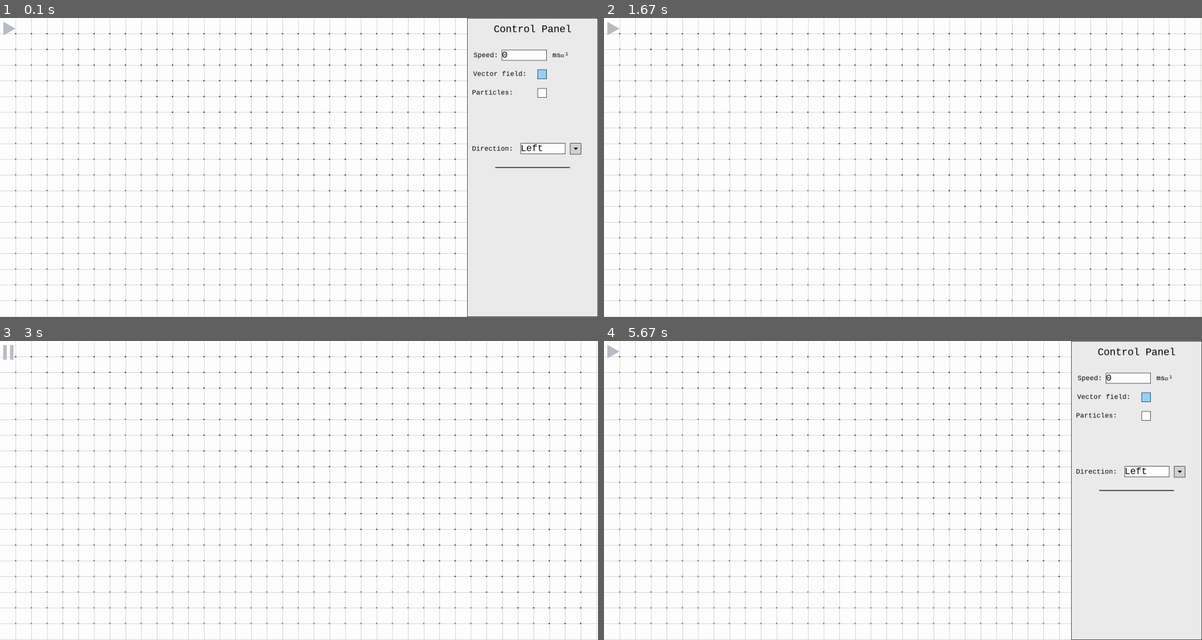
Above: before the commit, frames 1-4 (two rows, left to right).
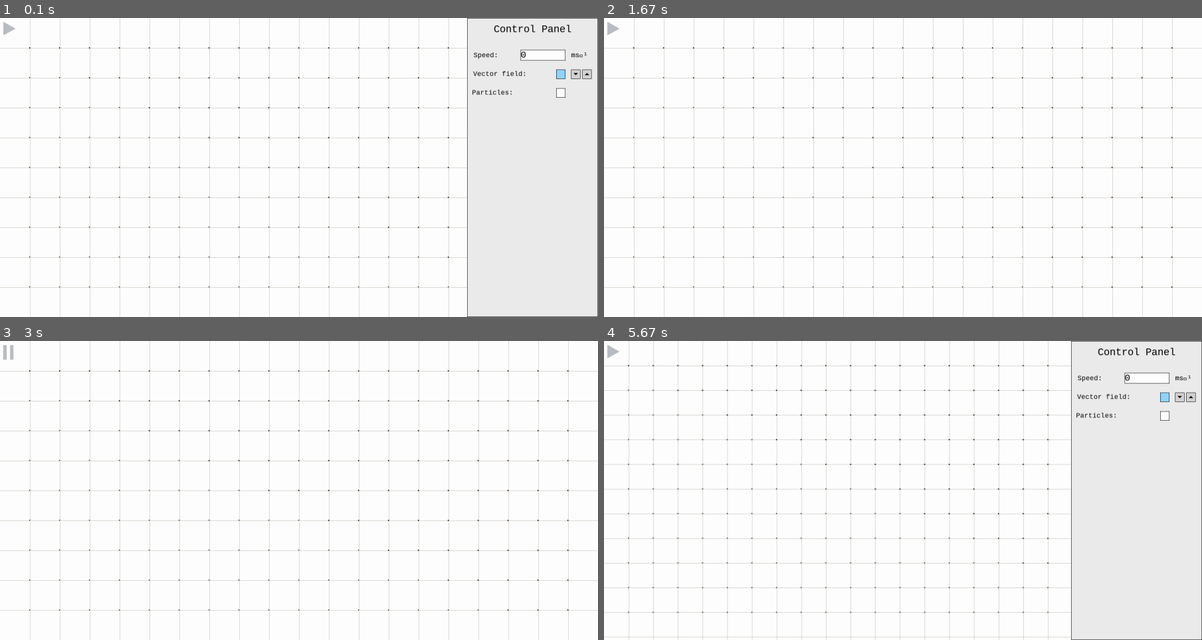
Above: after the commit, the same moments.

Repository: mrgreenlid/Fluids
Game: pygame game, started from main.py
Two runs of this game, one before a commit and one after it. Both use one fixed random seed, a clock stepped at 60 frames per second and the inputs below.
Inputs (mouse positions are in pixels of both pictures, inside the frame that each line leads up to):
- Up to frame 1 (0.1 s): no input
- Up to frame 2 (1.67 s): click (615, 32) at 0.38 s; tap C at 0.67 s; click (615, 32) at 1.05 s
- Up to frame 3 (3 s): tap Space at 2.33 s
- Up to frame 4 (5.67 s): click (615, 355) at 3.72 s; tap C at 5.07 s; click (1190, 397) at 5.45 s

The runs differ from the first frame. In frame 1, 9.7% of the frame differs, in the area x 0-99%, y 0-100%; in frame 2, 11%, in the area x 0-100%, y 0-100%; in frame 3, 11%; in frame 4, 9.6%.

Commit message:
Chageable field resolution

Diff:
--- a/fluid.py
+++ b/fluid.py
@@ -46,9 +46,12 @@
         """Returns associated variable"""
         return self.__variable
 
-    def setValue(self, value):
+    def setValue(self, display, rows):
         """Changes variable value"""
-        self.__display = value
+        self.__display = display
+
+        self.__rows = rows
+        self.__grid_line_interval = self.__line_height // self.__rows
 
 
 class Particle(pygame.sprite.Sprite):
--- a/interface.py
+++ b/interface.py
@@ -314,3 +314,52 @@
     def getValue(self):
         """Returns value"""
         return self.__state
+
+
+class Increment(Input):
+    def __init__(self, window : pygame.surface.Surface, x : int, y : int, variable : str, minimum : int | float, maximium : int | float, increment : int | float,):
+        """Creates increment buttons to be placed on screen"""
+        self.__window = window
+        self.__variable = variable
+        self.__maximum = maximium
+        self.__value = self.__minimum = minimum
+        self.__increment = increment
+        self.__up_rect = pygame.rect.Rect(0,0,25,25)
+        self.__down_rect = self.__up_rect.copy()
+        self.__up_rect.center = (x+15, y)
+        self.__down_rect.center = (x-15, y)
+
+        self.__up_arrow_coordinates = [(self.__up_rect.centerx, self.__up_rect.centery-2.5),
+                                        (self.__up_rect.centerx -5, self.__up_rect.centery + 2.5),
+                                        (self.__up_rect.centerx +5, self.__up_rect.centery +2.5)]
+
+        self.__down_arrow_coordinates = [(self.__down_rect.centerx, self.__down_rect.centery+2.5),
+                                        (self.__down_rect.centerx -5, self.__down_rect.centery - 2.5),
+                                        (self.__down_rect.centerx +5, self.__down_rect.centery -2.5)]
+
+    def place(self):
+        """Draws increment buttons"""
+        pygame.draw.rect(self.__window, "#D3D3D3", self.__up_rect)
+        pygame.draw.rect(self.__window, "#000000", self.__up_rect, 1)
+        pygame.draw.rect(self.__window, "#D3D3D3", self.__down_rect)
+        pygame.draw.rect(self.__window, "#000000", self.__down_rect, 1)
+        pygame.draw.polygon(self.__window, "#000000", self.__up_arrow_coordinates)
+        pygame.draw.polygon(self.__window, "#000000", self.__down_arrow_coordinates)
+
+    def checkInteract(self, event):
+        """Checks for interactions"""
+        if tapping(event):
+
+            if self.__up_rect.collidepoint(*pygame.mouse.get_pos()[:2]):
+                if (self.__value + self.__increment) <= self.__maximum:
+                    self.__value += self.__increment
+            elif self.__down_rect.collidepoint(*pygame.mouse.get_pos()[:2]):
+                if (self.__value - self.__increment) >= self.__minimum:
+                    self.__value -= self.__increment
+
+
+    def getVariable(self):
+        return self.__variable
+
+    def getValue(self):
+        return self.__value
--- a/main.py
+++ b/main.py
@@ -20,38 +20,41 @@
 dt = 0
 
 # Creates variables to be used throughout
-variables = {"tank":True,
+data = {"tank":True,
              "control_active":True,
              "flow":False,
              "show_field":True,
+             "field_rows":10,
              "speed":0.0,
-             "direction":"left"}
+             "direction":"left",
+             "kinetic_energy": 0.0}
+
 
 
 # Instantiates control panel components
 control_panel_box = ui.Box(screen, SCREEN_WIDTH-175, SCREEN_HEIGHT/2, 350, SCREEN_HEIGHT, ui_bg)
 control_panel_label = ui.Label(screen, SCREEN_WIDTH-175, 30, "Control Panel", 30, ui_bg)
 speed_label = ui.Label(screen, SCREEN_WIDTH-300, 100, "Speed:", 20, ui_bg)
-speed_entry = ui.Entry(screen, SCREEN_WIDTH-250, 99, 0, "speed", float)
-speed_unit_label = ui.Label(screen, SCREEN_WIDTH-100, 100,"ms\u207B\u00B9", 21, ui_bg)
+speed_entry = ui.Entry(screen, SCREEN_WIDTH-200, 99, 0, "speed", float)
+speed_unit_label = ui.Label(screen, SCREEN_WIDTH-50, 100,"ms\u207B\u00B9", 21, ui_bg)
 show_field_label = ui.Label(screen, SCREEN_WIDTH-263, 150, "Vector field:", 20, ui_bg)
+
+field_rows_increment = ui.Increment(screen, SCREEN_WIDTH-45, 150, "field_rows", data["field_rows"], 32, 2)
+
 show_particle_label = ui.Label(screen, SCREEN_WIDTH-282, 200, "Particles:", 20, ui_bg )
-show_grid_doublecheckbox = ui.DoubleCheckbox(screen, SCREEN_WIDTH-150, 150, 0,50, "show_field")
-direction_label = ui.Label(screen, SCREEN_WIDTH-282, 350, "Direction:", 20, ui_bg)
-direction_dropdown = ui.Dropdown(screen, SCREEN_WIDTH-200, 349, ("Left", "Right", "Up", "Down", "Random"), "direction", str)
-
-divider_box = ui.Box(screen, SCREEN_WIDTH-175, SCREEN_HEIGHT/2, 200, 2, "#000000")
+show_grid_doublecheckbox = ui.DoubleCheckbox(screen, SCREEN_WIDTH-100, 150, 0,50, "show_field")
 
 
 
 
-control_objects = (control_panel_box, control_panel_label, speed_label, speed_entry, speed_unit_label, direction_label,
-                   show_grid_doublecheckbox, show_field_label, show_particle_label, divider_box, direction_dropdown,)
-control_interactable = (speed_entry, direction_dropdown, show_grid_doublecheckbox)
+control_objects = (control_panel_box, control_panel_label, speed_label, speed_entry, speed_unit_label,
+                   show_grid_doublecheckbox, show_field_label, show_particle_label, field_rows_increment)
+
+control_interactable = (speed_entry, show_grid_doublecheckbox, field_rows_increment)
 
 # Instantiates tank components
 flow_button = ui.Button(screen, 22, 30, "flow", "play_image.png", "pause_image.png", (0.2, 0.2), (0.2, 0.2), "space")
-vector_field = fluid.VectorField(screen, 19, "show_field", variables["show_field"])
+vector_field = fluid.VectorField(screen, data["field_rows"], ["show_field", "field_rows"])
 
 tank_objects = [vector_field, flow_button]
 tank_interactable = [flow_button, vector_field]
@@ -71,31 +74,31 @@
 
         if typing(event):
             if keys[pygame.K_c]:
-                variables["control_active"] = toggleVariable(variables["control_active"])
+                data["control_active"] = toggleVariable(data["control_active"])
 
         # Checks for interactions with different objects, depending
-        if variables["tank"]:
+        if data["tank"]:
             for obj in tank_interactable:
                 if tapping(event) or typing(event):
                     if obj.class_type == "input":
-                        variables[obj.getVariable()] = obj.getValue()
+                        data[obj.getVariable()] = obj.getValue()
                         obj.checkInteract(event, keys)
                 if obj.class_type == "output":
-                    obj.setValue(variables[obj.getVariable()])
+                    obj.setValue(*([data[variable] for variable in obj.getVariable()]))
 
 
-        if variables["control_active"]:
+        if data["control_active"]:
             for obj in control_interactable:
                 obj.checkInteract(event)
                 if tapping(event) or (typing(event) and event.unicode == "\x0D"):
-                    variables[obj.getVariable()] = obj.getValue()
+                    data[obj.getVariable()] = obj.getValue()
 
     # Places objects, when relevant
-    if variables["tank"]:
+    if data["tank"]:
         for obj in tank_objects:
             obj.place()
 
-    if variables["control_active"]:
+    if data["control_active"]:
         for obj in control_objects:
             obj.place()
 
@@ -104,4 +107,5 @@
 
     # Keeps loop in time with the clock
     dt = clock.tick(60) / 1000
+
 pygame.quit()
